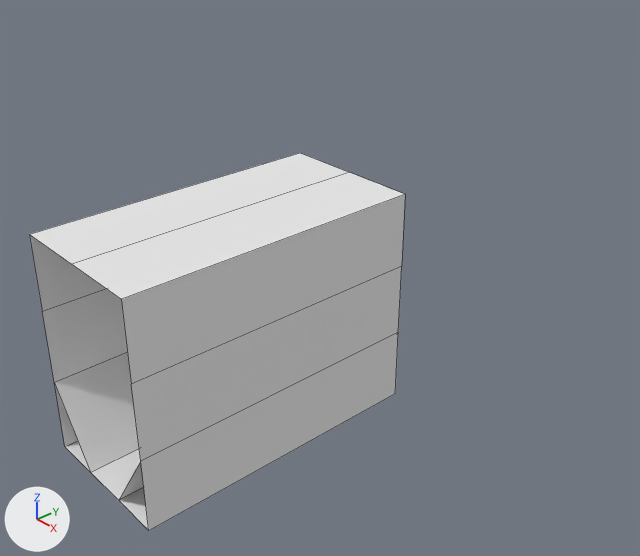
The Blender file projects/batch rocket/blender/metal.blend: old version first, new version second.
Rendered twice from a camera (50 mm lens) standing at (0.793, -0.558, 0.573) and looking at (0.091, 0.067, 0.076). The lights are fixed; the arrows at lower left show +X, +Y and +Z. Mesh edges are drawn as thin lines.
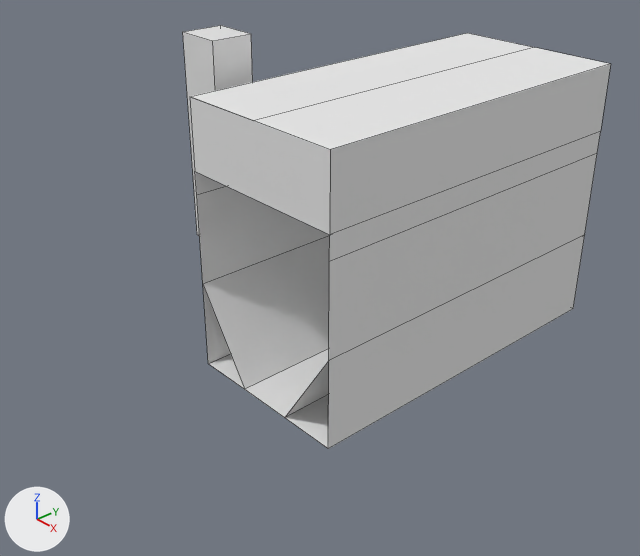
What changed in the scene script:
```text
Change me_cube:
    where me_cube.from_pydata(...)  # 22 vertices, 13 faces; spans x 0.0..2.0, y 0.0..2.0, z 0.0..2.0
    used by ob_cube; location = (-0.1, -0.2, -0.15); scale = (0.1, 0.2, 0.15)
    verts and faces of me_cube; kept vertices keep their numbers, new ones are numbered from 22
    before: 4 (2.0, 2.0, 2.0) at pixel (405, 194), 5 (2.0, 0.0, 2.0) at pixel (121, 299), 6 (0.0, 0.0, 2.0) at pixel (29, 234), 7 (0.0, 2.0, 2.0) at pixel (300, 152), 9 (0.0, 0.0, 1.33) at pixel (42, 311)
    before: 11 (0.0, 2.0, 1.33), 13 (2.0, 2.0, 1.33) at pixel (401, 266), 15 (2.0, 0.0, 1.33) at pixel (131, 384)
    me_cube part 1
    add delete_faces([(4, 5, 15, 13), (6, 7, 11, 9)])
    add for new, old in zip([*range(22, 26)], [*range(4, 8)]): verts[new] = verts[old] + (0.0, 0.0, -0.5)
    add faces += [(4, 5, 23, 22), (6, 7, 25, 24), (9, 24, 25, 11), (13, 22, 23, 15), (5, 6, 24, 23)]
Add me_cube_004:
    me_cube_004.from_pydata(...)  # a box spanning x -1.0..1.0, y -1.0..1.0, z -1.0..1.0
Change ob_cube:
    ob_cube.location: (-0.1, -0.2, -0.15) -> (0.052, -0.074, -0.004)
    ob_cube.scale: (0.1, 0.2, 0.15) -> (0.105, 0.215, 0.16)
Add ob_cube_001:
    ob_cube_001 = bpy.data.objects.new('Cube.001', me_cube_004)
    ob_cube_001.location = (0.0, 0.0, 0.24)
    ob_cube_001.scale = (0.0275, 0.025, 0.12)
```

What differs and where, as boxes (x1, y1, x2, y2) in the pictures (640 x 556 px):
'Cube', reshaped, moved, rescaled (12% wider, 10% taller)
    before: (29, 153, 405, 530)
    after: (190, 33, 611, 449)
'Cube.001', added
    after: (183, 25, 253, 235)
part 1 of me_cube, built on
    before: (29, 195, 405, 384)
    after: (190, 64, 611, 262)
